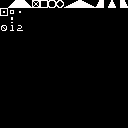
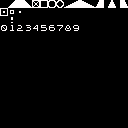
Comparing the layer stacks of the two w=128, h=128 images. Changes:
painted on "Background" over [26, 25, 79, 31]
